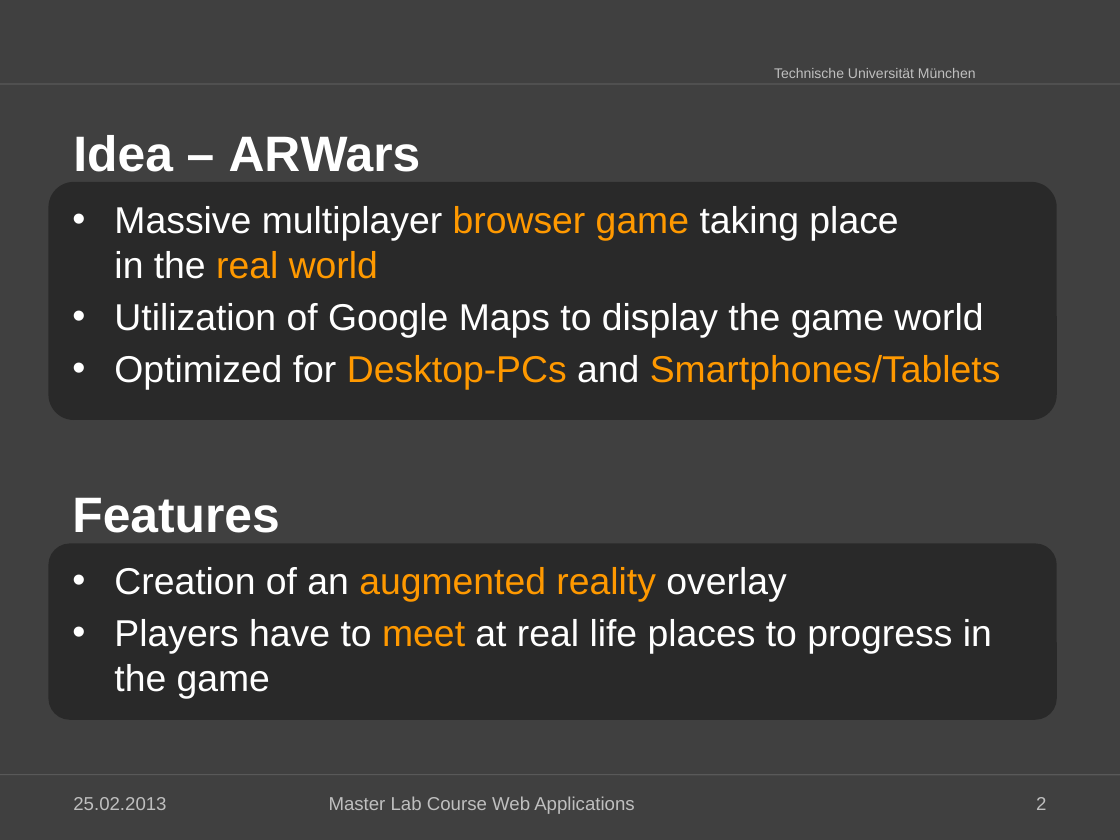
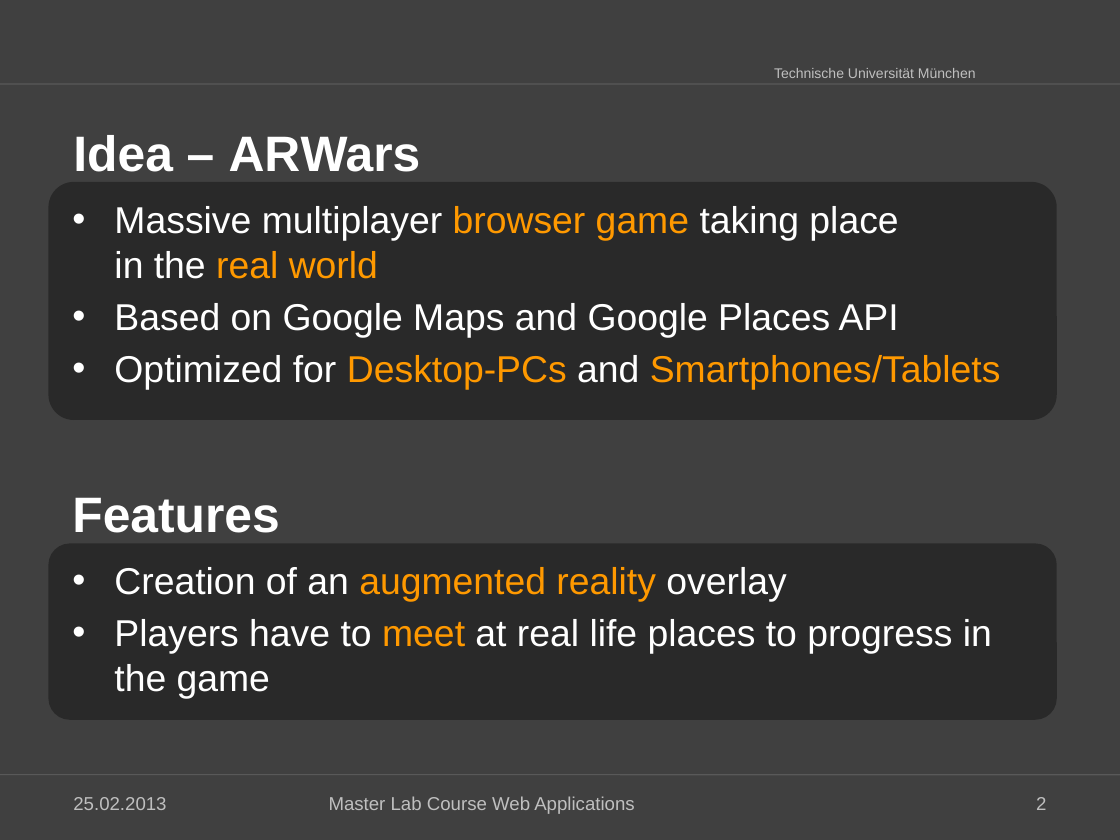
Before and after one commit to kneczaj/pi-puppids, a slide deck: slide 2 of docs/group4_Final_Presentation.pptx. Drawn at 1120x840 pixels with LibreOffice and Linux fonts; fonts in the diff are those of the drawing; background and template pictures are left out. Boxes give left, top, right and bottom in pixels: in the first picture for what was removed or moved away, otherwise in the second. Text is boxed around its words. In the diff, an @@ line names an element or a change of style, - is before the commit and + after.

```diff
--- a/docs/group4_Final_Presentation.pptx
+++ b/docs/group4_Final_Presentation.pptx
@@ text at [114,303,899,338]: text changed @@
-• Utilization of Google Maps to display the game world
+• Based on Google Maps and Google Places API
```
Also in this commit, not shown: 2 other slides changed, 4 slides added.
